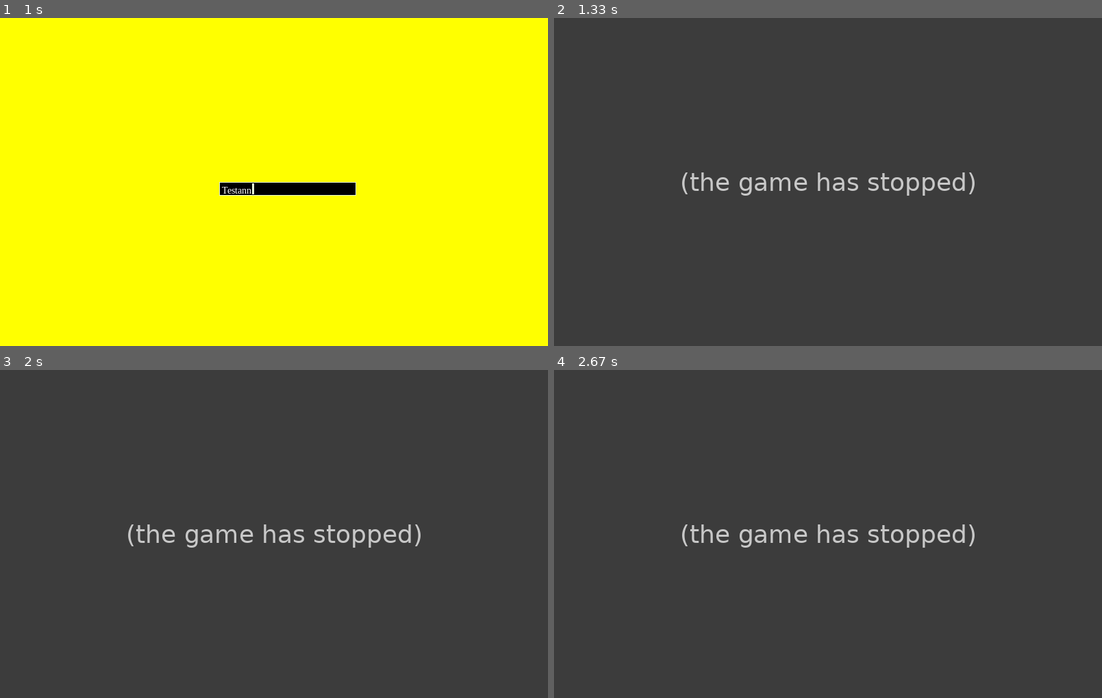
Above: before the commit, frames 1-4 (two rows, left to right).
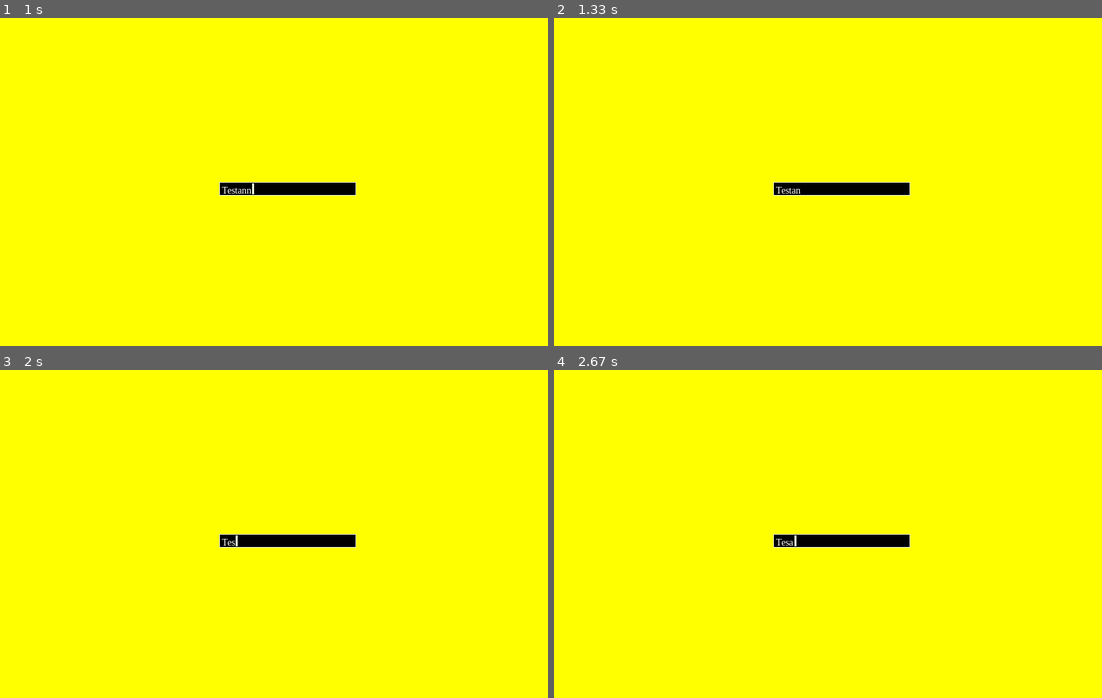
Above: after the commit, the same moments.

Repository: terrysimons/glitchygames
Game: pygame game, started from glitchygames/examples/text_input_demo.py
Two runs of this game, one before a commit and one after it. Both use one fixed random seed, a clock stepped at 60 frames per second and the inputs below.
Inputs (mouse positions are in pixels of both pictures, inside the frame that each line leads up to):
- Up to frame 1 (1 s): press the mouse at (284, 188) at 0.37 s; move the mouse to (197, 162) at 0.47 s; release the mouse at (104, 132) at 0.6 s; type "ann" at 0.67 s
- Up to frame 2 (1.33 s): tap Enter at 1 s; hold Backspace from 1.22 s (still down)
- Up to frame 3 (2 s): release Backspace at 1.68 s; tap Backspace at 1.77 s
- Up to frame 4 (2.67 s): type "a" at 2.65 s

Frame 1 is identical in both runs. In frame 2, 100% of the frame differs, in the area x 0-100%, y 0-100%; in frame 3, 100%; in frame 4, 100%.
Before the commit the program exited at 1 s; later frames show no game.

Commit message:
return properly submits an input dialog

Diff:
--- a/glitchygames/ui/__init__.py
+++ b/glitchygames/ui/__init__.py
@@ -1372,33 +1372,19 @@
                 self.deactivate()
 
     def on_key_down_event(self: Self, event: pygame.event.Event) -> None:
-        """Handle key down events.
-
-        Args:
-            event (pygame.event.Event): The event to handle.
-
-        Returns:
-            None
-        """
+        """Handle key down events."""
         if self.active:
-            if event.key in {pygame.K_TAB, pygame.K_ESCAPE}:
-                pass
-            elif event.key == pygame.K_RETURN:
-                self.log.debug(f'Text Submitted: {self.name}: {self.text}')
-                self.on_input_box_submit_event(event=self)
-                self.text = ''
-            elif event.key == pygame.K_BACKSPACE:
-                self.text = self.text[:-1]
+            if event.key == pygame.K_RETURN:
+                # Trigger confirm button instead of adding newline
+                if hasattr(self.parent, 'on_confirm_event'):
+                    self.parent.on_confirm_event(event=event, trigger=self)
             else:
-                self.text += event.unicode
-
-                self.cursor_rect.size = self.text_image.get_size()
-                self.cursor.topleft = self.cursor_rect.topright
-
-                if self.text_image.get_width() > self.rect.width - 15:
+                # Handle other key input
+                if event.key == pygame.K_BACKSPACE:
                     self.text = self.text[:-1]
-            self.render()
-            self.log.debug(f'{self.name}: {self.text}')
+                else:
+                    self.text += event.unicode
+                self.render()
 
 
 class TextBoxSprite(BitmappySprite):
@@ -2154,15 +2140,8 @@
             super().on_key_up_event(event)
 
     def on_key_down_event(self: Self, event: pygame.event.Event) -> None:
-        """Handle key down events.
-
-        Args:
-            event (pygame.event.Event): The event to handle.
-
-        Returns:
-            None
-        """
-        if self.input_box.active:
+        """Handle key down events."""
+        if event.key == pygame.K_TAB:
+            self.input_box.activate()
+        else:
             self.input_box.on_key_down_event(event)
-        elif event.key == pygame.K_TAB:
-            self.input_box.activate()
Not shown, changed: poetry.lock
